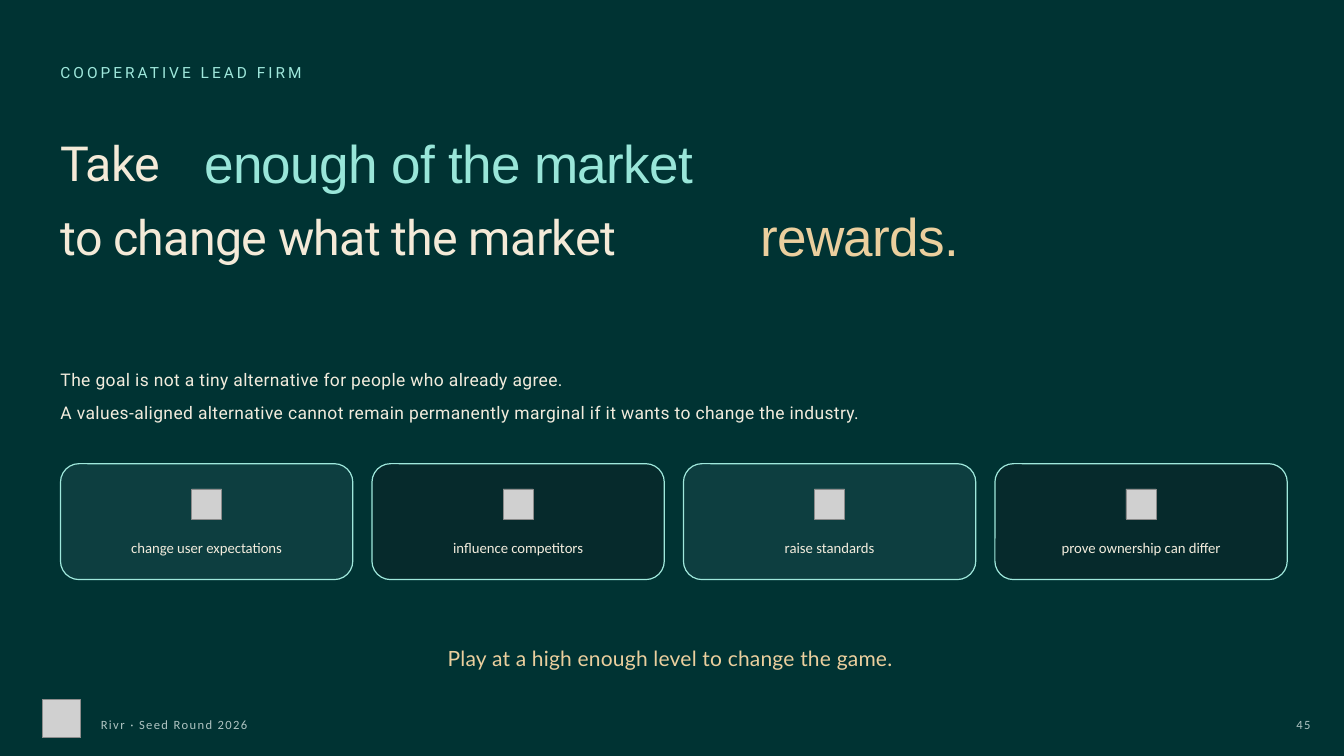
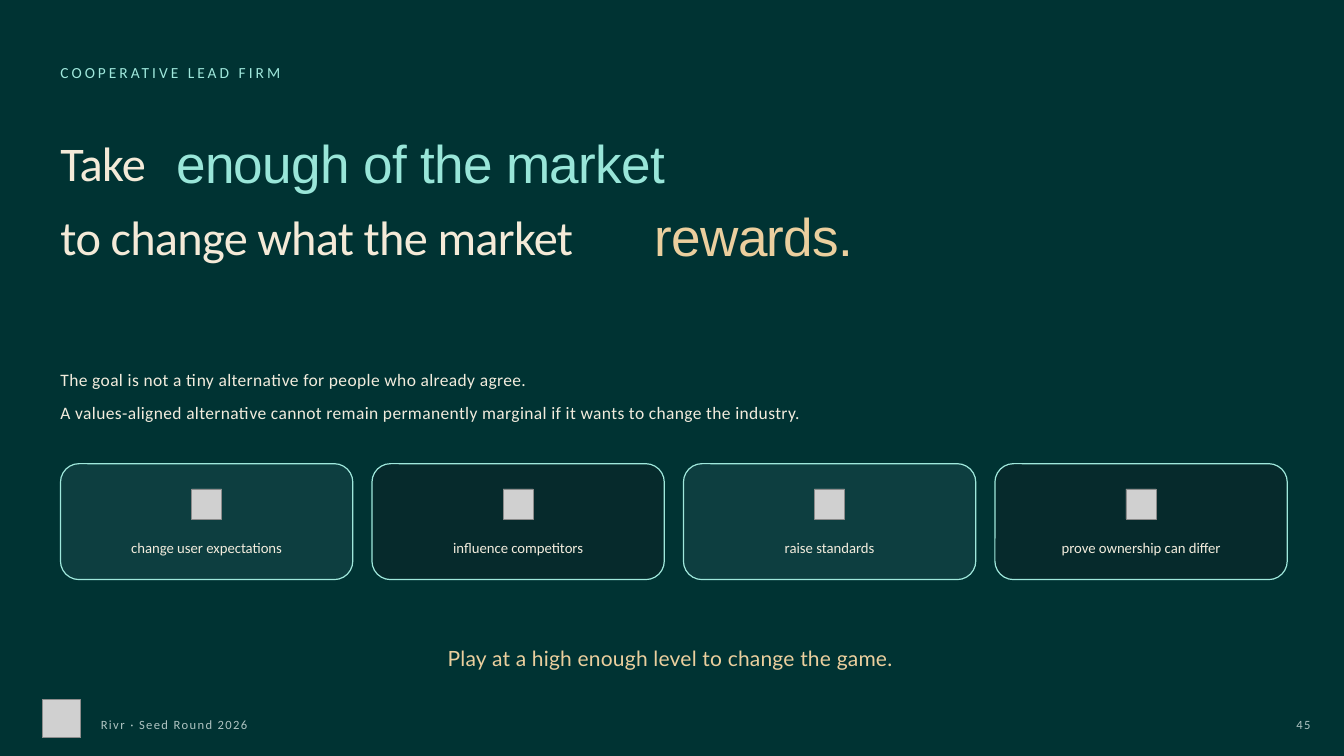
Before and after one commit to rivr-social/rivr-website, a slide deck: slide 46 of draft/assets/rivr-deck-v9-import.pptx. Drawn at 1344x756 pixels with LibreOffice and Linux fonts; fonts in the diff are those of the drawing; grey boxes stand for pictures; background and template pictures are left out. Boxes give left, top, right and bottom in pixels: in the first picture for what was removed or moved away, otherwise in the second. Text is boxed around its words. In the diff, an @@ line names an element or a change of style, - is before the commit and + after.

Commit message:
chore: restage deck v9 (canva-safe fonts)

```diff
--- a/draft/assets/rivr-deck-v9-import.pptx
+++ b/draft/assets/rivr-deck-v9-import.pptx
@@ font Roboto to Calibri in 4 elements at <box>60,60,1290,89</box>, <box>60,374,799,422</box>, <box>60,221,573,264</box>, <box>60,147,145,182</box> @@
@@ text "enough of the market": place and size @@
-text "enough of the market" at <box>204,144,693,194</box>
+text "enough of the market" at <box>176,144,665,194</box>
@@ text "rewards.": place and size @@
-text "rewards." at <box>760,217,959,257</box>
+text "rewards." at <box>655,217,854,257</box>
```
Also in this commit, not shown: 51 other slides changed.
